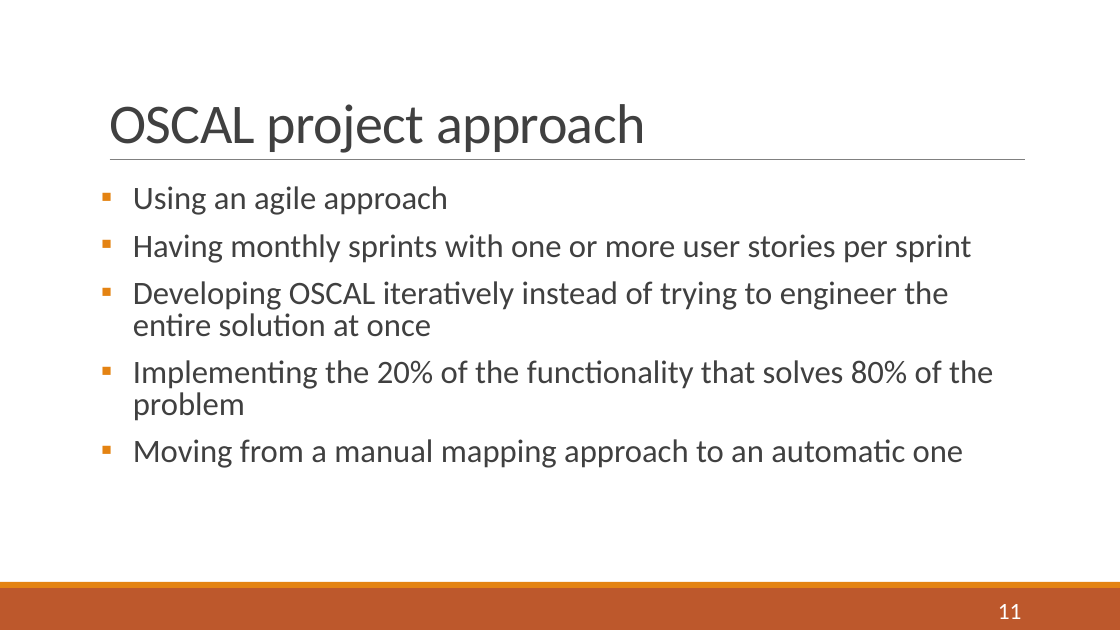
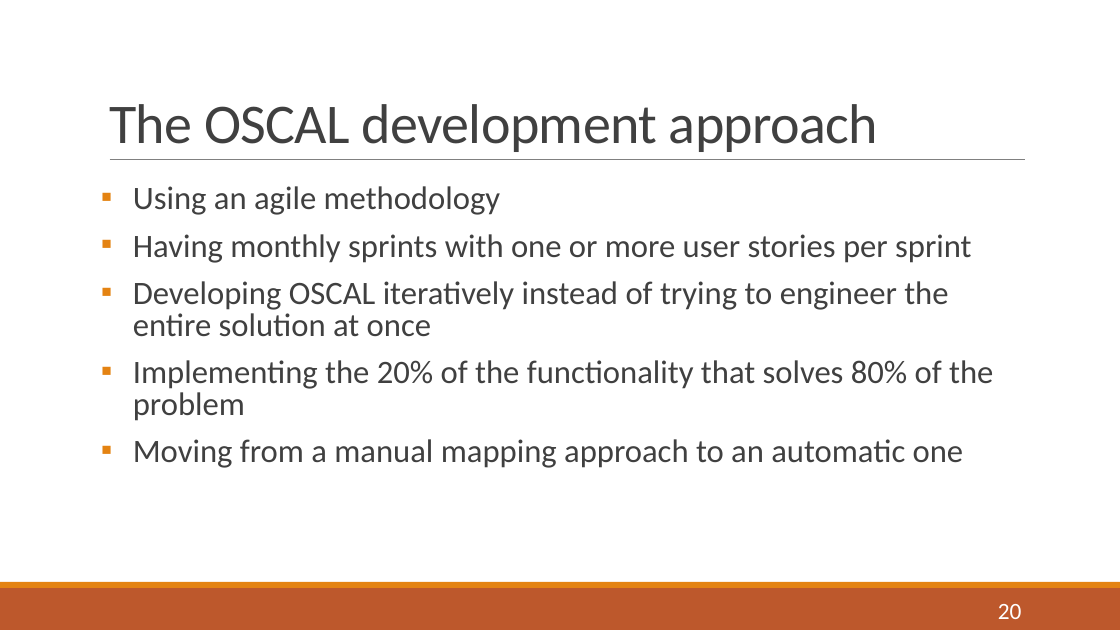
Before and after one commit to usnistgov/OSCAL, a slide deck: slide 20 of docs/presentations/OSCAL Overview 20170810 with draft notes.pptx (slide 11 before the commit). Drawn at 1120x630 pixels with LibreOffice and Linux fonts; fonts in the diff are those of the drawing. Boxes give left, top, right and bottom in pixels: in the first picture for what was removed or moved away, otherwise in the second. Text is boxed around its words. In the diff, an @@ line names an element or a change of style, - is before the commit and + after.

```diff
--- a/docs/presentations/OSCAL Overview 20170810 with draft notes.pptx
+++ b/docs/presentations/OSCAL Overview 20170810 with draft notes.pptx
@@ title at <box>109,104,879,152</box>: text changed @@
-OSCAL project approach
+The OSCAL development approach
@@ text at <box>133,186,500,215</box>: text changed @@
-▪ Using an agile approach
+▪ Using an agile methodology
@@ page number at <box>998,604,1022,619</box>: text changed @@
-11
+20
```
Also in this commit, not shown: 13 other slides changed, 4 slides added, 1 other file.
